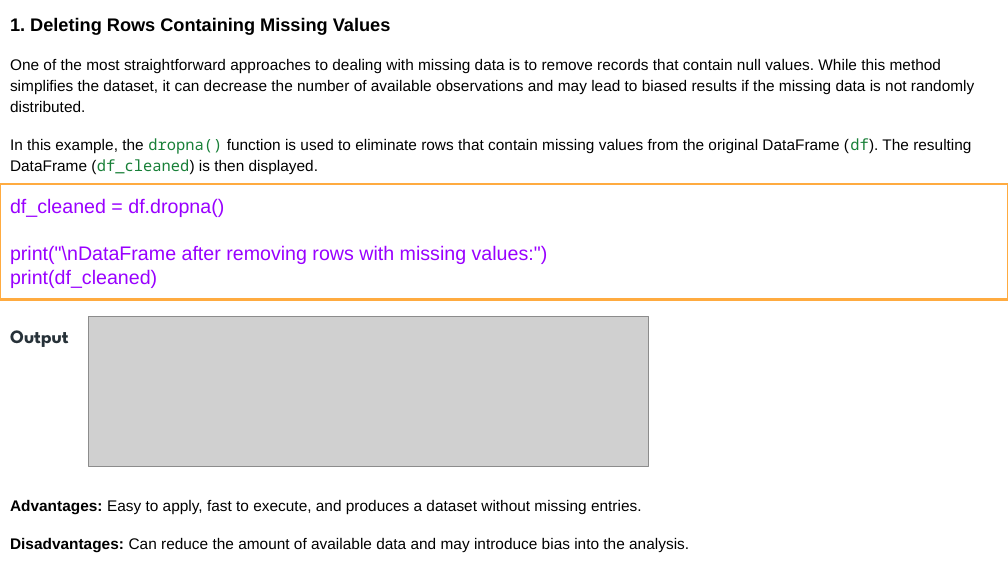
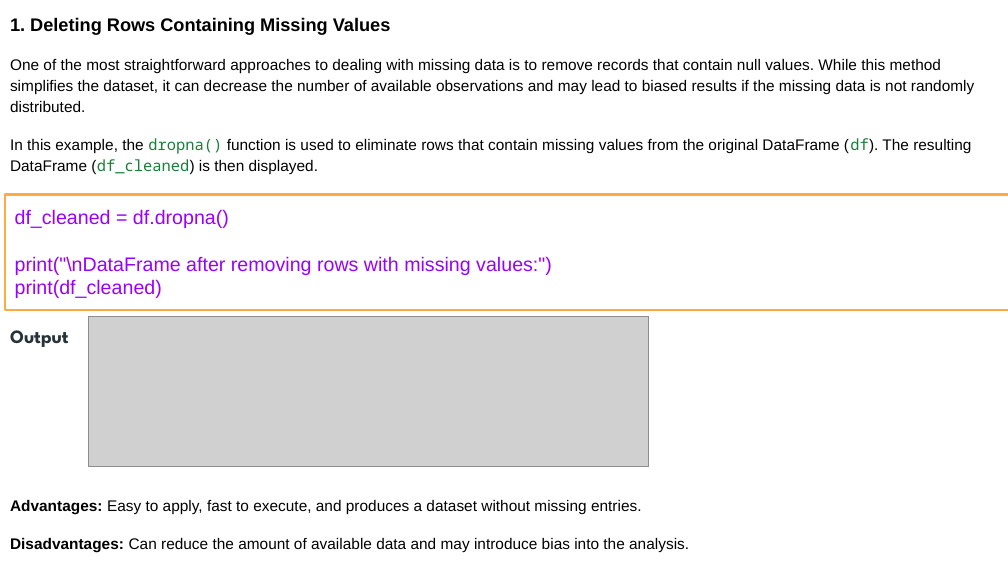
Before and after one commit to mohit2814v/Summer-Training-Material, a slide deck: slide 8 of Study material/Handling Missing Values in Machine Learning.pptx. Drawn at 1008x567 pixels with LibreOffice and Linux fonts; fonts in the diff are those of the drawing; grey boxes stand for pictures. Boxes give left, top, right and bottom in pixels: in the first picture for what was removed or moved away, otherwise in the second. Text is boxed around its words. In the diff, an @@ line names an element or a change of style, - is before the commit and + after.

```diff
--- a/Study material/Handling Missing Values in Machine Learning.pptx
+++ b/Study material/Handling Missing Values in Machine Learning.pptx
@@ rectangle "df_cleaned = df.dropna()": place and size @@
-rectangle "df_cleaned = df.dropna()" at box(0, 184, 1008, 299)
+rectangle "df_cleaned = df.dropna()" at box(5, 195, 1008, 309)
```
Also in this commit, not shown: 6 other slides changed, 2 other files.
